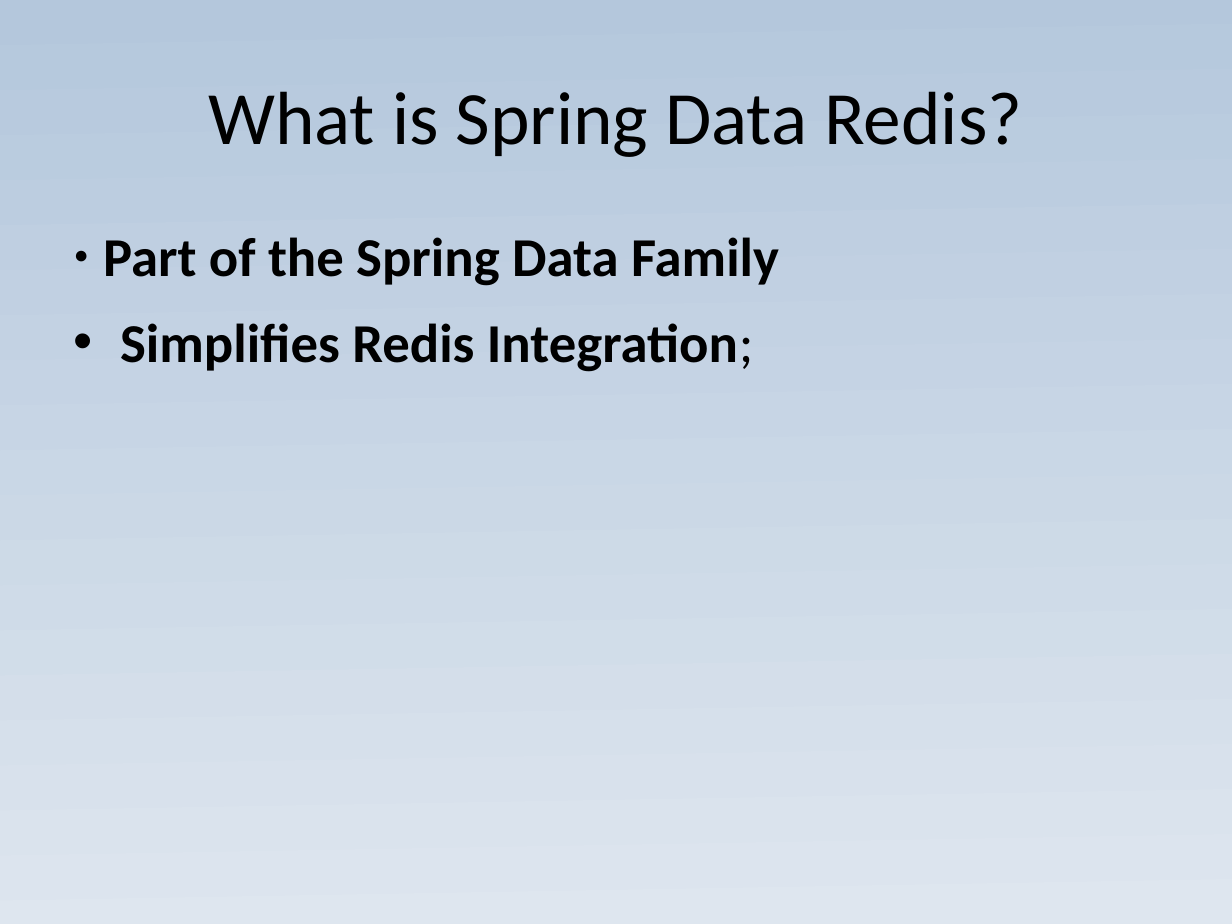
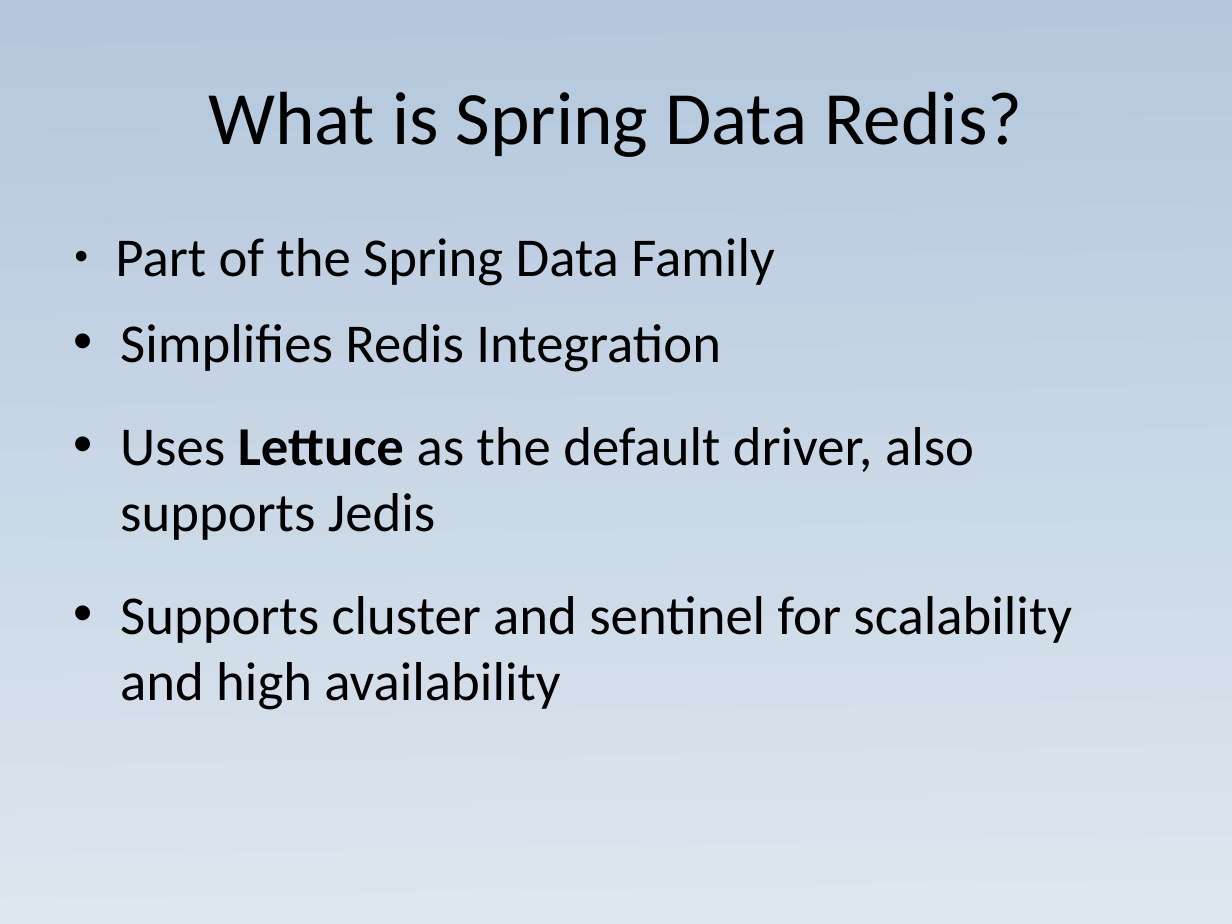
Before and after one commit to JoaoGuilhermedeSa/spring-data-redis, a slide deck: slide 2 of spring_data_redis_presentation_with_code.pptx. Drawn at 1232x924 pixels with LibreOffice and Linux fonts; fonts in the diff are those of the drawing. Boxes give left, top, right and bottom in pixels: in the first picture for what was removed or moved away, otherwise in the second. Text is boxed around its words. In the diff, an @@ line names an element or a change of style, - is before the commit and + after.

```diff
--- a/spring_data_redis_presentation_with_code.pptx
+++ b/spring_data_redis_presentation_with_code.pptx
@@ text at box(115, 238, 775, 286): bold off in "Part of the Spring Data Family" @@
@@ text at box(120, 324, 1072, 710): text changed; bold off @@
-• Simplifies Redis Integration;
+• Simplifies Redis Integration
+• Uses Lettuce as the default driver, also supports Jedis
+• Supports cluster and sentinel for scalability and high availability
```
Also in this commit, not shown: 2 other slides changed, 2 slides added, 1 slide removed, 30 other files.
